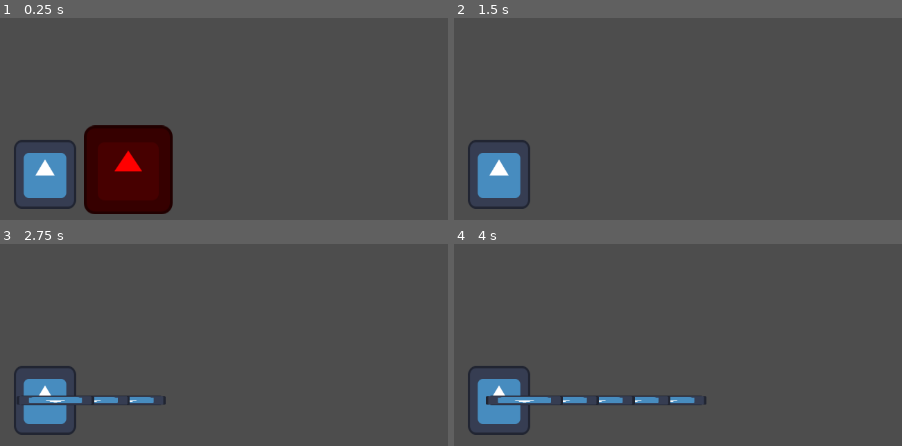
Above: before the commit, frames 1-4 (two rows, left to right).
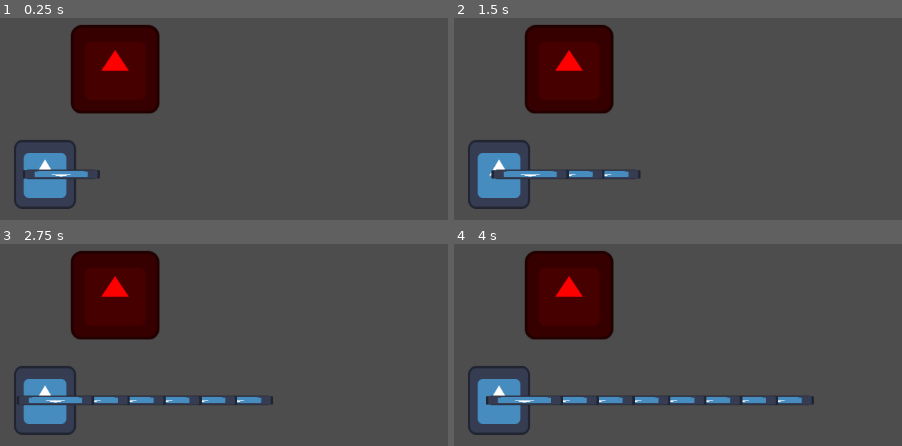
Above: after the commit, the same moments.

Repository: NateKrasn/BAOUDO-s-group-game-jam
Game: Godot game, scene res://game.tscn
Two runs of this game, one before a commit and one after it. Both use one fixed random seed, a clock stepped at 60 frames per second and the inputs below. This scene is started directly instead of the project's main scene. The engine's default icon, where the game draws it, is replaced by a stand-in: a white triangle on a blue panel in a dark square.
Inputs:
- Up to frame 1 (0.25 s): no input
- Up to frame 2 (1.5 s): no input
- Up to frame 3 (2.75 s): no input
- Up to frame 4 (4 s): no input

The runs differ from the first frame. In frame 1, 18% of the frame differs, in the area x 5-39%, y 3-98%; in frame 2, 9.8%; in frame 3, 9.4%; in frame 4, 9.4%.

Commit message:
brandon changes

Diff:
--- a/new-game-project/game.tscn
+++ b/new-game-project/game.tscn
@@ -12,4 +12,4 @@
 position = Vector2(4, 4)
 
 [node name="AnimatableBody2D" parent="." unique_id=651472644 instance=ExtResource("2_e2o6t")]
-position = Vector2(120, -2)
+position = Vector2(101, -147)
